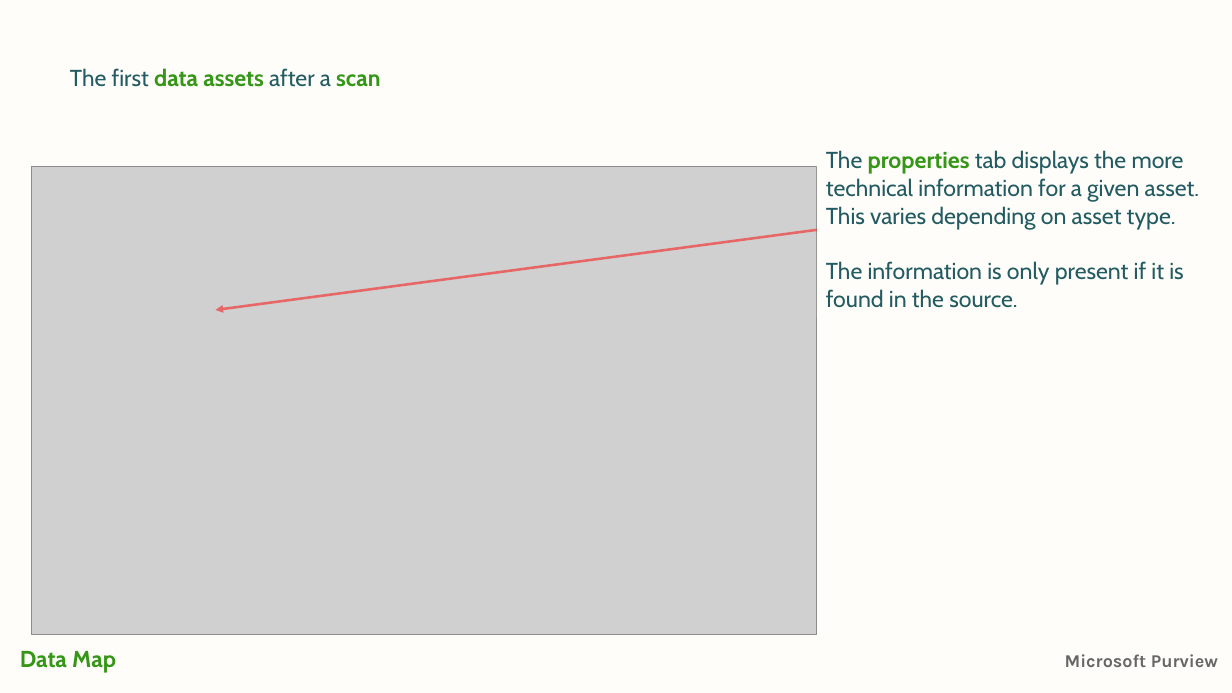
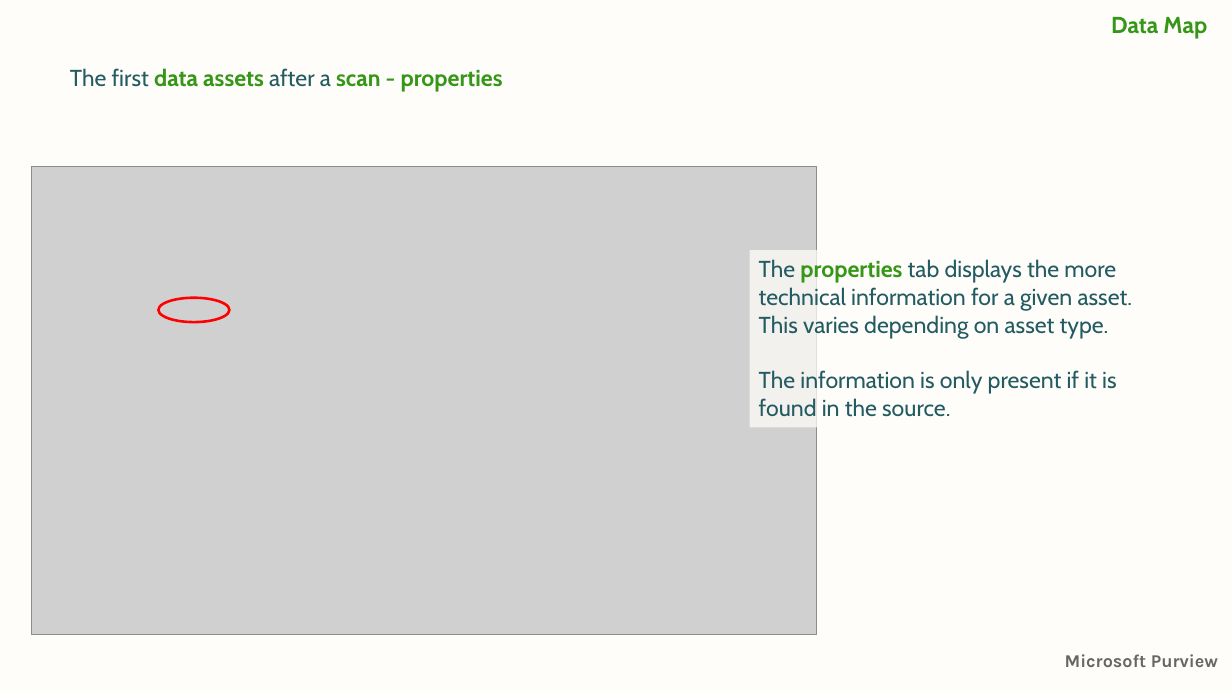
Before and after one commit to jcordtz/microsoft-purview-stuff, a slide deck: slide 13 of Presentations/2-Getting Started/Purview-2-datamap.pptx (slide 12 before the commit). Drawn at 1232x693 pixels with LibreOffice and Linux fonts; fonts in the diff are those of the drawing; grey boxes stand for pictures; background and template pictures are left out. Boxes give left, top, right and bottom in pixels: in the first picture for what was removed or moved away, otherwise in the second. Text is boxed around its words. In the diff, an @@ line names an element or a change of style, - is before the commit and + after.

```diff
--- a/Presentations/2-Getting Started/Purview-2-datamap.pptx
+++ b/Presentations/2-Getting Started/Purview-2-datamap.pptx
@@ text added at <box>1111,17,1207,39</box>, 18 pt, text #359617, bold @@
+Data Map
@@ text at <box>70,68,503,92</box>: text changed; text colour #225B61 to #359617; bold on @@
-The first data assets after a scan
+The first data assets after a scan - properties
@@ arrow removed from (817, 230) to (215, 310) @@
@@ text "The properties tab displays the ...": place and size @@
-text "The properties tab displays the ..." at <box>826,150,1200,308</box>
+text "The properties tab displays the ..." at <box>759,259,1133,417</box>
@@ ellipse added at <box>158,298,229,322</box>, outline #FF0000 2 pt @@
@@ text removed at <box>20,651,116,673</box> @@
-Data Map
```
Also in this commit, not shown: 53 other slides changed, 1 slide added, 7 other files.
